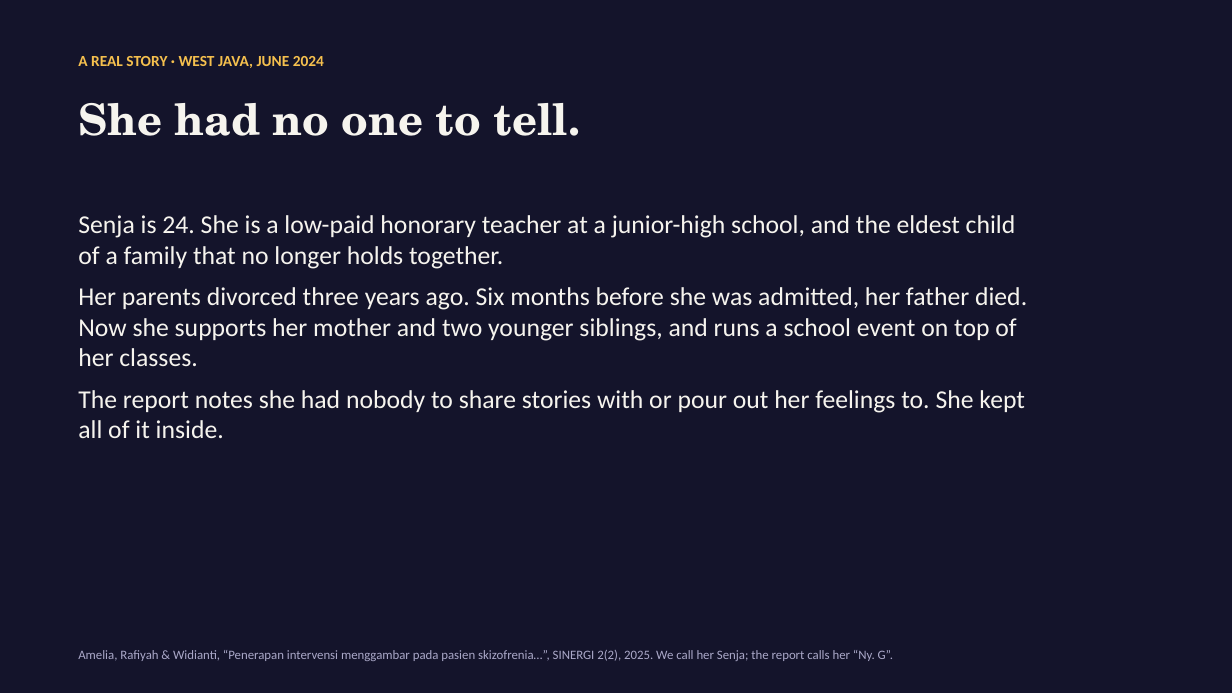
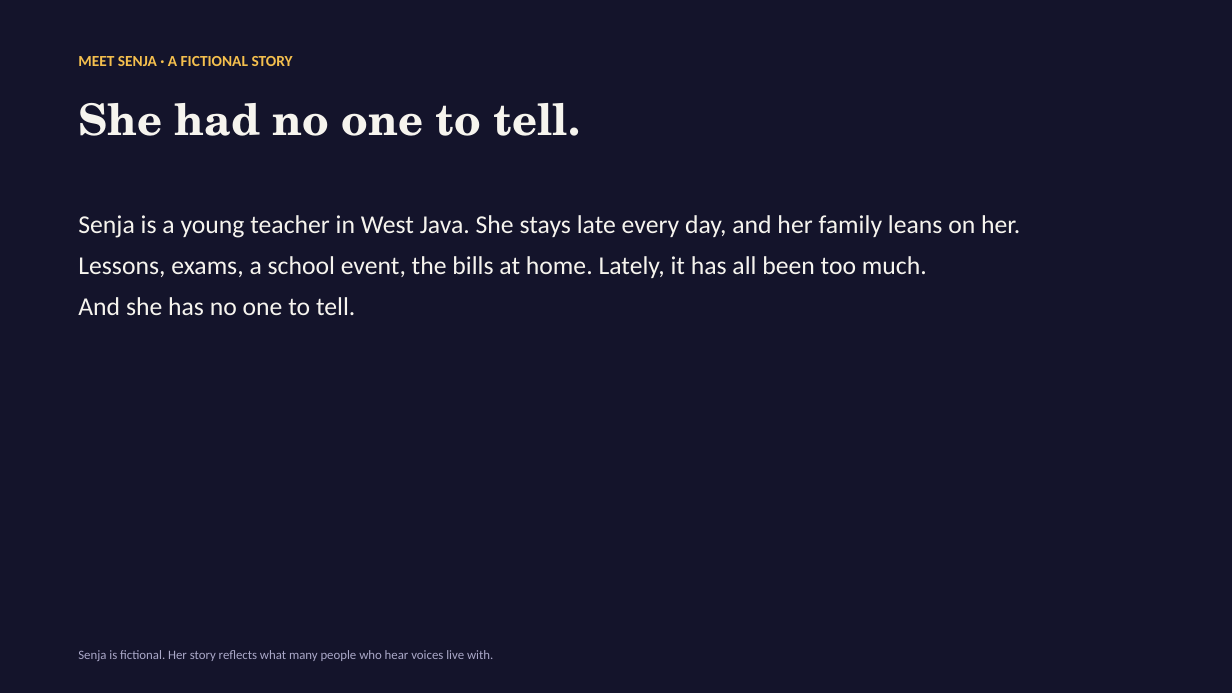
Before and after one commit to Atatron/Say-It-Louder, a slide deck: slide 2 of deck/You_Yourself_Pitch.pptx. Drawn at 1232x693 pixels with LibreOffice and Linux fonts; fonts in the diff are those of the drawing. Boxes give left, top, right and bottom in pixels: in the first picture for what was removed or moved away, otherwise in the second. Text is boxed around its words. In the diff, an @@ line names an element or a change of style, - is before the commit and + after.

```diff
--- a/deck/You_Yourself_Pitch.pptx
+++ b/deck/You_Yourself_Pitch.pptx
@@ text at <box>78,56,293,66</box>: text changed @@
-A REAL STORY · WEST JAVA, JUNE 2024
+MEET SENJA · A FICTIONAL STORY
@@ text at <box>78,215,1020,315</box>: text changed @@
-Senja is 24. She is a low-paid honorary teacher at a junior-high school, and the eldest child of a family that no longer holds together.
-Her parents divorced three years ago. Six months before she was admitted, her father died. Now she supports her mother and two younger siblings, and runs a school event on top of her classes.
-The report notes she had nobody to share stories with or pour out her feelings to. She kept all of it inside.
+Senja is a young teacher in West Java. She stays late every day, and her family leans on her.
+Lessons, exams, a school event, the bills at home. Lately, it has all been too much.
+And she has no one to tell.
@@ text at <box>78,650,493,661</box>: text changed @@
-Amelia, Rafiyah & Widianti, “Penerapan intervensi menggambar pada pasien skizofrenia…”, SINERGI 2(2), 2025. We call her Senja; the report calls her “Ny. G”.
+Senja is fictional. Her story reflects what many people who hear voices live with.
```
Also in this commit, not shown: 2 other slides changed, 16 other files.
